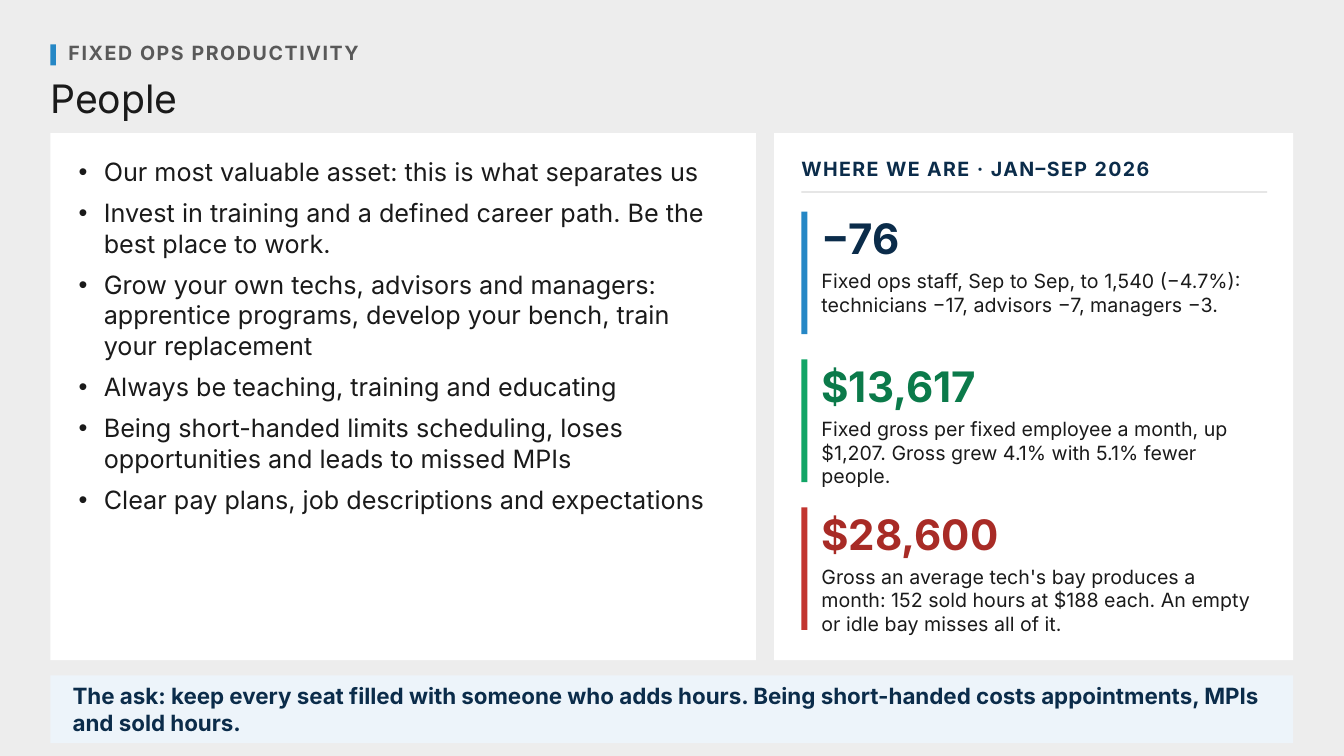
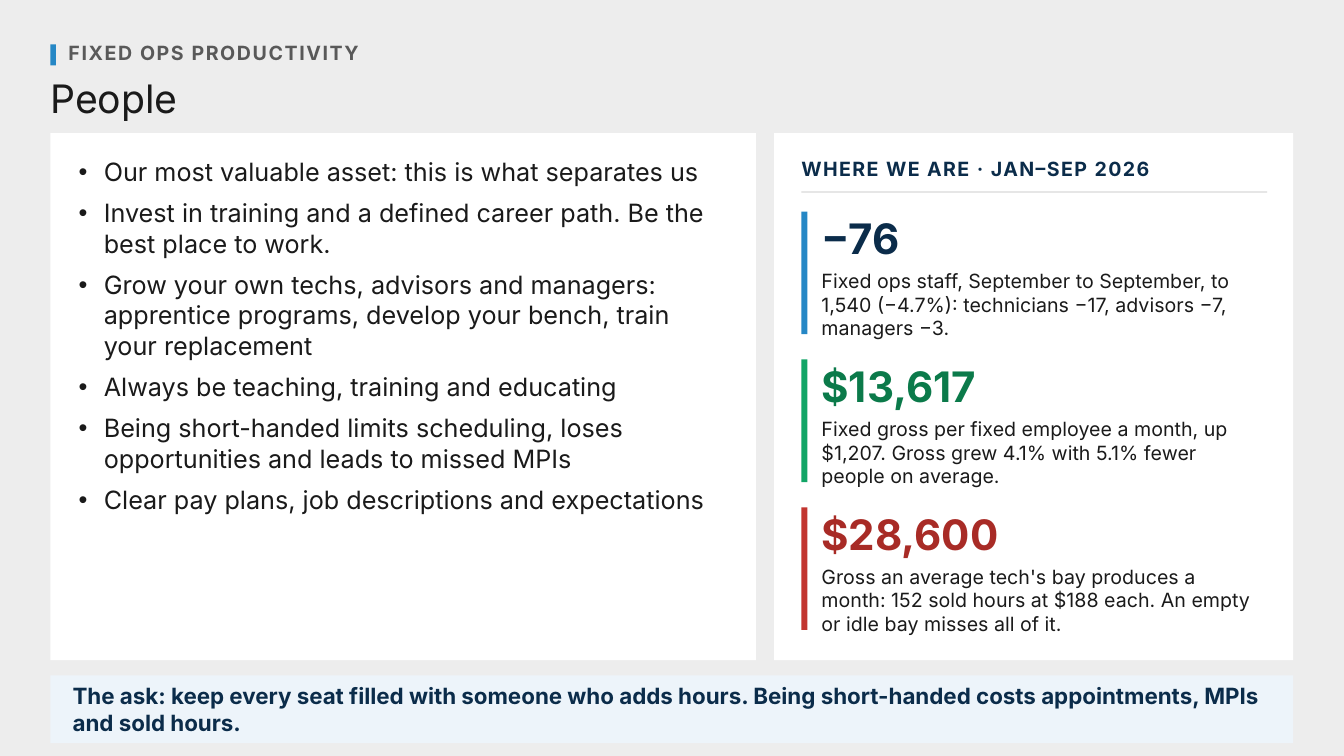
Before and after one commit to Ndresner/Noah, a slide deck: slide 127 of day2-deck/decks/Fixed Ops - Day 2 Example Test Deck.pptx. Drawn at 1344x756 pixels with LibreOffice and Linux fonts; fonts in the diff are those of the drawing. Boxes give left, top, right and bottom in pixels: in the first picture for what was removed or moved away, otherwise in the second. Text is boxed around its words. In the diff, an @@ line names an element or a change of style, - is before the commit and + after.

```diff
--- a/day2-deck/decks/Fixed Ops - Day 2 Example Test Deck.pptx
+++ b/day2-deck/decks/Fixed Ops - Day 2 Example Test Deck.pptx
@@ text at (x1=821, y1=273, x2=1229, y2=340): text changed @@
-Fixed ops staff, Sep to Sep, to 1,540 (−4.7%): technicians −17, advisors −7, managers −3.
+Fixed ops staff, September to September, to 1,540 (−4.7%): technicians −17, advisors −7, managers −3.
@@ text at (x1=821, y1=421, x2=1228, y2=488): text changed @@
-Fixed gross per fixed employee a month, up $1,207. Gross grew 4.1% with 5.1% fewer people.
+Fixed gross per fixed employee a month, up $1,207. Gross grew 4.1% with 5.1% fewer people on average.
```
Also in this commit, not shown: 13 other slides changed, 40 other files.
